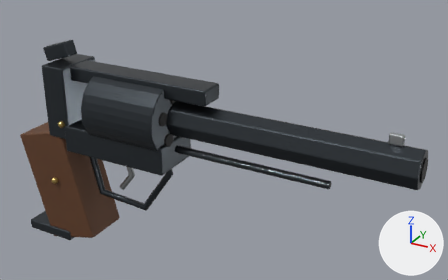
A saved change to the Blender file environment/weapons/adams_1851/adams_1851.blend.
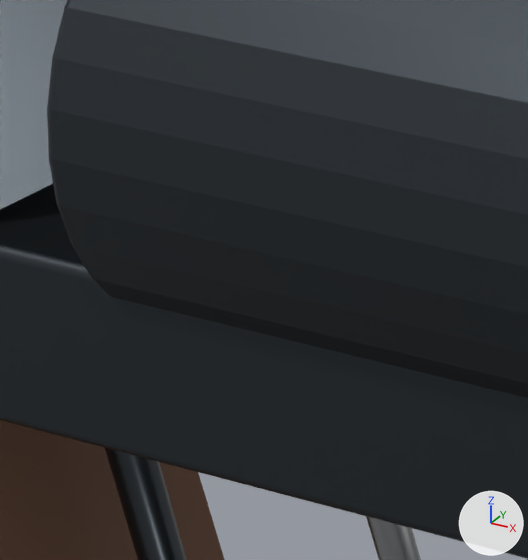
The first picture shows the older version from a 50 mm lens placed at (0.232, -0.368, 0.239), pointed at (0.019, 0.019, 0.045). The close-ups show the older and then the newer version on the part from 17% to 33% of the width and 33% to 62% of the height of that picture. Only the edits that show in the close-ups are written down. The axes (+X, +Y, +Z) are drawn at lower right. The lights are the same throughout.

In view in the first close-up: 'Five chamber cylinder', 'Grip', 'Rear frame', 'Solid frame', 'Trigger', 'Trigger guard'.
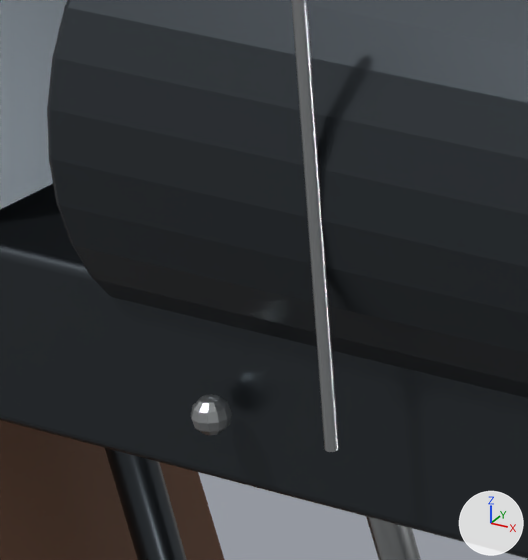
What differs and where, as boxes (x1, y1, x2, y2) in the close-ups (528 x 560 px):
'Cylinder stop witness line', added: after (291, 0, 339, 452)
'Frame and lock screw head.001', added: after (191, 394, 232, 435)

Diff of the bpy script that builds the scene:
```diff
--- a/environment/weapons/adams_1851/adams_1851.blend.py
+++ b/environment/weapons/adams_1851/adams_1851.blend.py
@@ me_sphere_001_1 @@
+me_sphere_001_1.from_pydata(...)  # a UV sphere (12 segments, 6 rings, poles along z) spanning x -0.0023..0.0023, y -0.0023..0.0023, z -0.0023..0.0023
+me_sphere_001_1.materials.append(mat_honed_steel)  # grey #b3b6b8
@@ cu_cylinder_stop_witness_line @@
+cu_cylinder_stop_witness_line = bpy.data.curves.new('Cylinder stop witness line', 'CURVE')
+cu_cylinder_stop_witness_line.dimensions = '3D'
+_sp = cu_cylinder_stop_witness_line.splines.new('POLY'); _sp.points.add(1)
+_sp.points.foreach_set('co', [-0.044, -0.029, 0.036, 1.0, -0.044, -0.029, 0.09, 1.0])
+cu_cylinder_stop_witness_line.materials.append(mat_honed_steel)  # grey #b3b6b8
+cu_cylinder_stop_witness_line.bevel_resolution = 3
+cu_cylinder_stop_witness_line.bevel_depth = 0.0008
+cu_cylinder_stop_witness_line.fill_mode = 'FULL'
@@ ob_cylinder_stop_witness_line @@
+ob_cylinder_stop_witness_line = bpy.data.objects.new('Cylinder stop witness line', cu_cylinder_stop_witness_line)
+ob_cylinder_stop_witness_line.location = (0.0, 0.0, 0.0)
@@ ob_frame_and_lock_screw_head_001 @@
+ob_frame_and_lock_screw_head_001 = bpy.data.objects.new('Frame and lock screw head.001', me_sphere_001_1)
+ob_frame_and_lock_screw_head_001.location = (-0.064, -0.025, 0.034)
```
